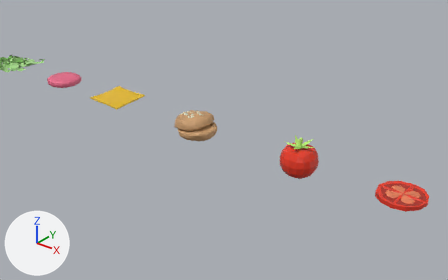
A saved change to the Blender file Assets/Ingredients/Ingredient Models/gamejamveggies.blend.
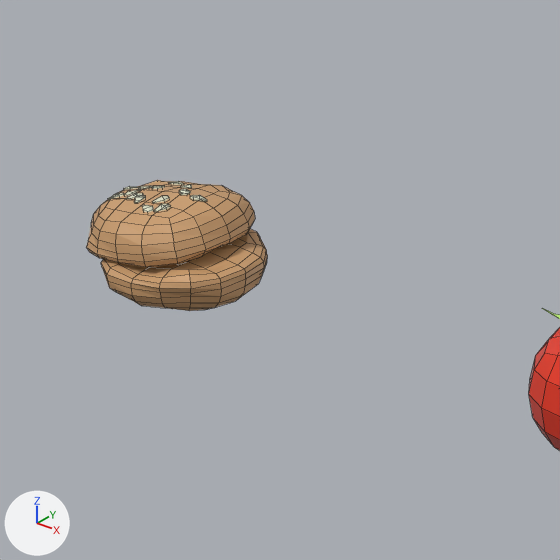
There are two pictures of each version: one from a 50 mm lens placed at (46.82, -20.17, 12.22), pointed at (30.17, 0.65, -0.68), one close up on the part from 34% to 64% of the width and 24% to 72% of the height. The lights are fixed; the arrows at lower left show +X, +Y and +Z. The close-ups show mesh edges as thin lines.

In view in the first close-up: 'buns', 'tomato'.
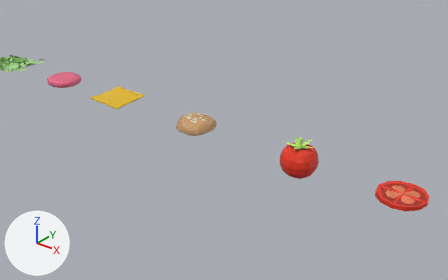
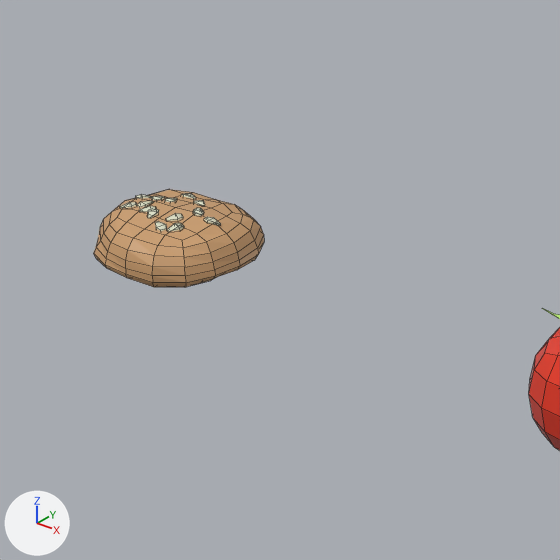
Changed parts and their boxes [x1, y1, x2, y2] in the close-ups (560 x 560 px; the box of a moved part takes in the faces that stretch with it):
'buns', reshaped (6% narrower, 25% shorter): before [86, 180, 267, 311]; after [94, 189, 264, 287]
part 1 of me_cube_003, moved or reshaped: before [86, 180, 255, 267]; after [94, 189, 264, 287]
part 2 of me_cube_003, moved or reshaped: before [152, 186, 165, 189]; after [165, 198, 177, 202]
part 3 of me_cube_003, moved or reshaped: before [152, 196, 170, 203]; after [166, 213, 183, 221]
part 4 of me_cube_003, moved or reshaped: before [126, 193, 143, 199]; after [139, 206, 157, 212]
part 5 of me_cube_003, moved or reshaped: before [134, 195, 145, 203]; after [148, 210, 159, 218]
part 6 of me_cube_003, moved or reshaped: before [181, 184, 192, 188]; after [194, 200, 205, 206]
part 7 of me_cube_003, moved or reshaped: before [169, 181, 183, 185]; after [181, 193, 196, 199]
part 8 of me_cube_003, moved or reshaped: before [139, 186, 153, 189]; after [136, 194, 153, 199]
part 9 of me_cube_003, moved or reshaped: before [124, 186, 140, 190]; after [152, 196, 165, 200]
part 10 of me_cube_003, moved or reshaped: before [124, 189, 140, 196]; after [120, 202, 137, 209]
part 11 of me_cube_003, moved or reshaped: before [108, 193, 124, 200]; after [137, 201, 153, 207]
part 12 of me_cube_003, moved or reshaped: before [142, 205, 153, 212]; after [155, 221, 167, 231]
part 13 of me_cube_003, moved or reshaped: before [154, 203, 171, 212]; after [167, 223, 184, 232]
part 14 of me_cube_003, moved or reshaped: before [179, 189, 190, 195]; after [193, 208, 204, 216]
part 15 of me_cube_003, moved or reshaped: before [190, 195, 207, 202]; after [204, 217, 221, 226]
part 16 of me_cube_003, deleted (brown): before [101, 229, 267, 311]

Edits to the bpy script that builds the scene:
```text
Change me_cube_003:
    where me_cube_003.from_pydata(...)  # 492 vertices, 460 faces; spans x -1.02..1.04, y -0.97..1.0, z -0.66..0.6
    used by ob_buns; location = (28.91, 0.06, -0.03); rotation_euler = (0.0000629, -0.172, 0.0341), in degrees (0, -10, 2)
    me_cube_003 part 1: the loose piece of 162 vertices spanning x -1.02..0.79, y -0.87..1.0, z -0.11..0.58 is turned 9 degrees about the y axis through its middle, then moved by (0.12, 0.0, -0.17)
    me_cube_003 part 2: the loose piece of 12 vertices spanning x -0.4..-0.28, y 0.13..0.33, z 0.5..0.56 is moved by (0.17, -0.01, -0.14)
    me_cube_003 part 3: the loose piece of 12 vertices spanning x -0.05..0.12, y -0.27..-0.08, z 0.53..0.58 is turned 9 degrees about the y axis through its middle, then moved by (0.16, -0.01, -0.2)
    me_cube_003 part 4: the loose piece of 12 vertices spanning x -0.42..-0.25, y -0.28..-0.1, z 0.54..0.58 is turned 9 degrees about the y axis through its middle, then moved by (0.17, -0.01, -0.14)
    me_cube_003 part 5: the loose piece of 12 vertices spanning x -0.31..-0.19, y -0.33..-0.13, z 0.53..0.58 is turned 9 degrees about the y axis through its middle, then moved by (0.17, -0.01, -0.15)
    me_cube_003 part 6: the loose piece of 12 vertices spanning x -0.15..0.05, y 0.31..0.45, z 0.48..0.53 is turned 9 degrees about the y axis through its middle, then moved by (0.16, -0.01, -0.18)
    me_cube_003 part 7: the loose piece of 12 vertices spanning x -0.41..-0.22, y 0.45..0.58, z 0.45..0.51 is turned 9 degrees about the y axis through its middle, then moved by (0.16, -0.01, -0.14)
    me_cube_003 part 8: the loose piece of 12 vertices spanning x -0.55..-0.43, y 0.08..0.28, z 0.5..0.56 is turned -47.7 degrees about the z axis through its middle, then moved by (0.02, -0.08, -0.09)
    me_cube_003 part 9: the loose piece of 12 vertices spanning x -0.73..-0.56, y 0.01..0.19, z 0.51..0.57 is multiplied about its middle by the matrix ((0.637, -0.726, 0.261), (0.734, 0.674, 0.084), (-0.236, 0.138, 0.962)), then moved by (0.32, 0.07, -0.12)
    me_cube_003 part 10: the loose piece of 12 vertices spanning x -0.54..-0.42, y -0.18..0.02, z 0.53..0.58 is turned 161.6 degrees about the z axis through its middle, then moved by (0.03, -0.12, -0.11)
    me_cube_003 part 11: the loose piece of 12 vertices spanning x -0.7..-0.54, y -0.28..-0.1, z 0.52..0.57 is multiplied about its middle by the matrix ((-0.954, 0.3, -0.004), (-0.298, -0.948, -0.112), (-0.037, -0.106, 0.994)), then moved by (0.32, 0.1, -0.1)
    me_cube_003 part 12: the loose piece of 12 vertices spanning x -0.1..0.09, y -0.46..-0.32, z 0.48..0.53 is turned 9 degrees about the y axis through its middle, then moved by (0.16, -0.01, -0.19)
    me_cube_003 part 13: the loose piece of 12 vertices spanning x 0.1..0.23, y -0.42..-0.22, z 0.48..0.54 is moved by (0.16, -0.01, -0.22)
    me_cube_003 part 14: the loose piece of 12 vertices spanning x 0.1..0.26, y -0.02..0.17, z 0.54..0.6 is turned 9 degrees about the y axis through its middle, then moved by (0.17, -0.01, -0.22)
    me_cube_003 part 15: the loose piece of 12 vertices spanning x 0.31..0.51, y -0.03..0.09, z 0.49..0.56 is turned 9 degrees about the y axis through its middle, then moved by (0.16, -0.01, -0.26)
    me_cube_003 part 16: the loose piece of 162 vertices spanning x -0.76..1.04, y -0.97..0.89, z -0.66..0.05 is deleted
```
